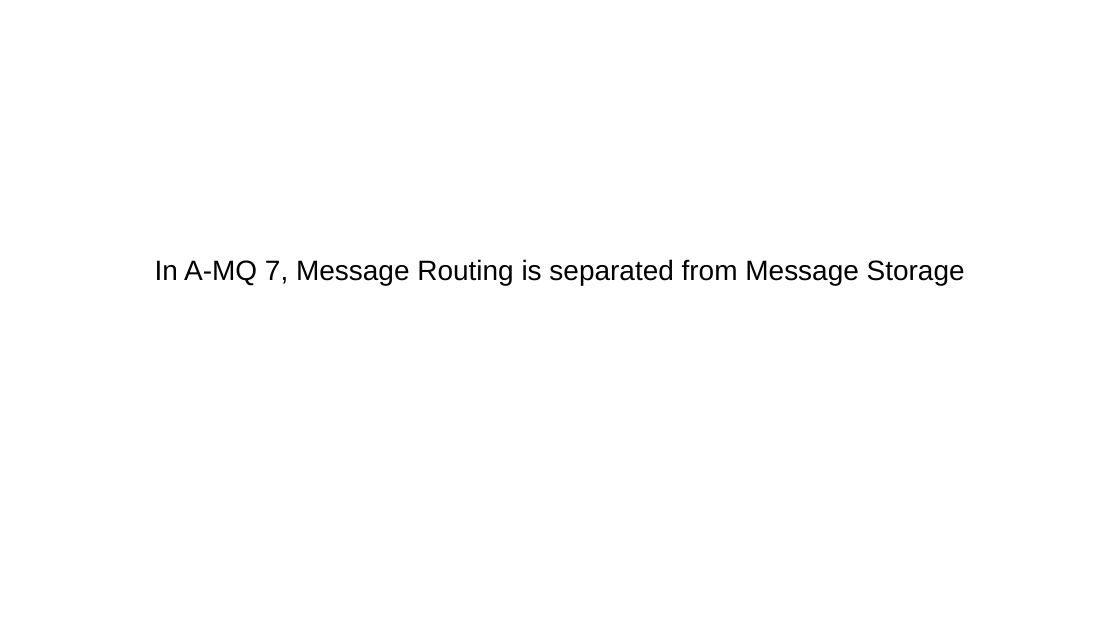
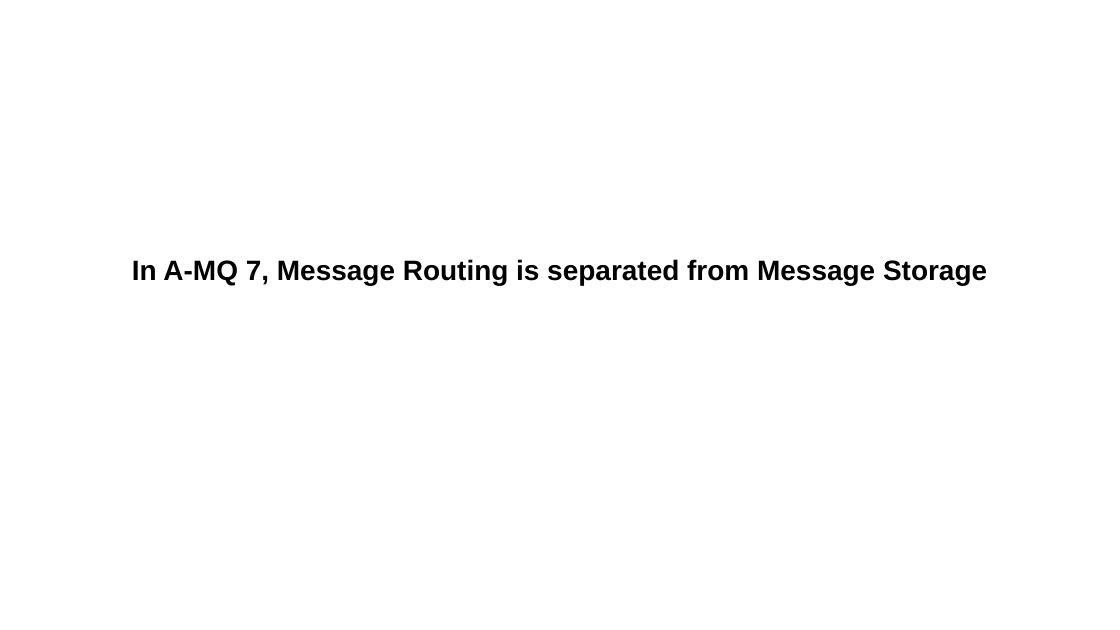
Before and after one commit to ted-ross/summit2016, a slide deck: slide 6 of slides/ElasticScale.odp. Drawn at 1120x630 pixels with LibreOffice and Linux fonts; fonts in the diff are those of the drawing; background and template pictures are left out. Boxes give left, top, right and bottom in pixels: in the first picture for what was removed or moved away, otherwise in the second. Text is boxed around its words. In the diff, an @@ line names an element or a change of style, - is before the commit and + after.

```diff
--- a/slides/ElasticScale.odp
+++ b/slides/ElasticScale.odp
@@ subtitle "In A-MQ 7, Message Routing ..." at (132, 259, 987, 285): bold on @@
```
Also in this commit, not shown: 7 other slides changed, 2 slides added, 1 slide removed.
